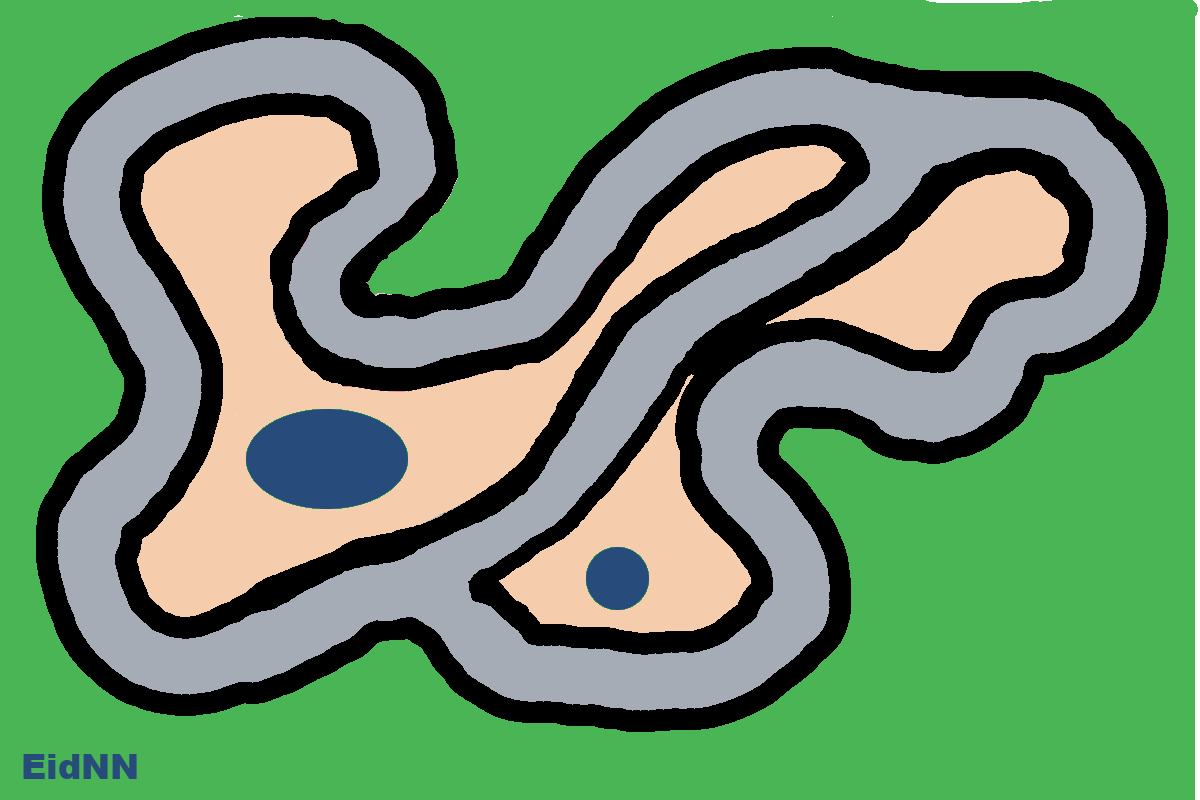
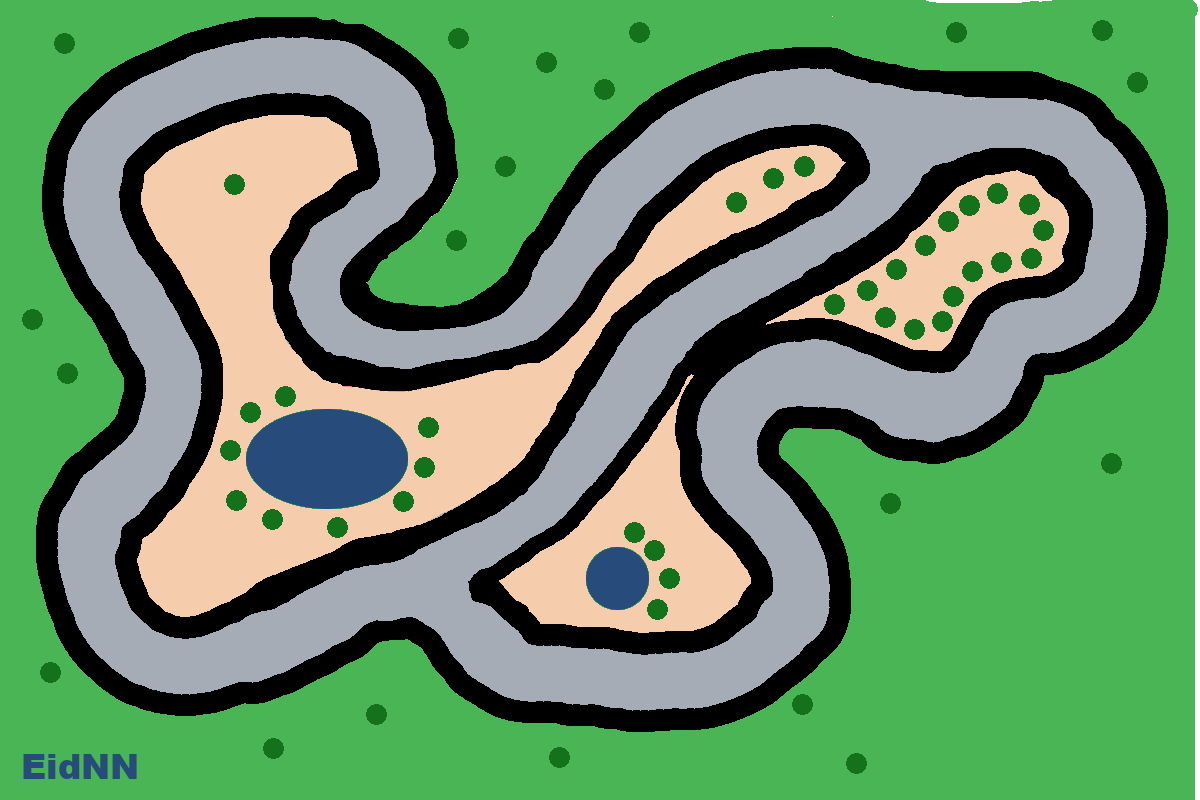
Comparing the layer stacks of the two 1200 x 800 images. Changes:
painted on "Layer" over [22, 15, 1148, 774]
painted on "Background" over [324, 271, 508, 362]
